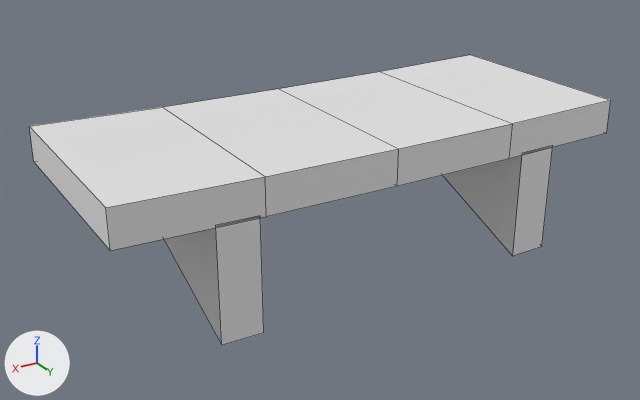
The FBX model Content/02-MESHES/Furnitures/SM_SmallShelf.fbx as it was, and as the next commit left it.
Before and after are seen from a 50 mm camera at (0.496, 0.675, 0.382) aimed at (0.016, -0.126, -0.018). The axes (+X, +Y, +Z) are drawn at lower left. The lights are the same throughout. Mesh edges are drawn as thin lines. Where no turn or scale is listed for an object, it has been applied to the vertices.

The older version as bpy lines, for what is in view:
```python
me_mesh = bpy.data.meshes.new('Mesh')
me_mesh.from_pydata(...)  # 36 vertices, 30 faces; spans x -0.3..0.3, y -0.25..0.0, z -0.084..0.084
ob_sm_smallshelf = bpy.data.objects.new('SM_SmallShelf', me_mesh)
ob_sm_smallshelf.location = (0.0, 0.0, 0.0)
```
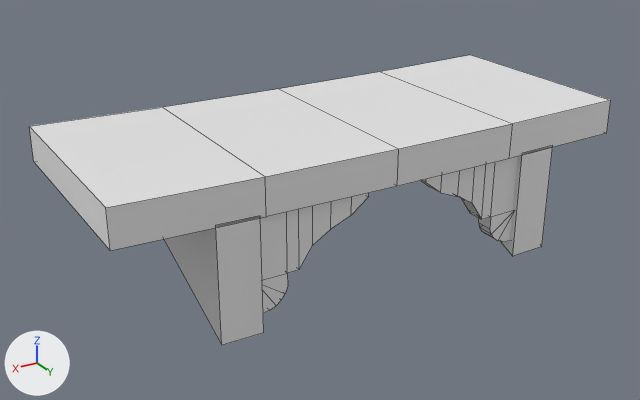
Pixel boxes [x1, y1, x2, y2] of what changed, in the pictures (640 x 400 px):
part 1 of me_mesh, added: after [261, 193, 369, 313]
part 2 of me_mesh, added: after [420, 156, 518, 242]

The change in detail:
me_mesh is used by ob_sm_smallshelf; location (0.0, 0.0, 0.0).
me_mesh had 36 vertices, 30 faces and spanned x -0.3..0.3, y -0.25..0.0, z -0.084..0.084.
me_mesh now has 116 vertices, 106 faces and spans x -0.3..0.3, y -0.25..0.0, z -0.084..0.084.
me_mesh part 1: a new loose piece of 40 vertices spanning x 0.03..0.16, y -0.027..-0.007, z -0.067..0.044.
me_mesh part 2: a new loose piece of 40 vertices spanning x -0.172..-0.042, y -0.027..-0.007, z -0.067..0.044.
